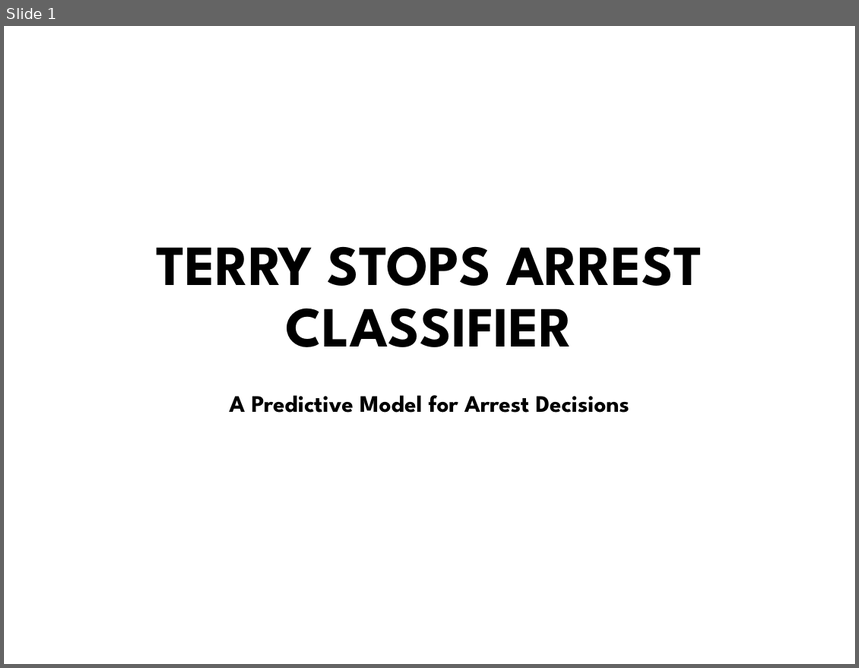
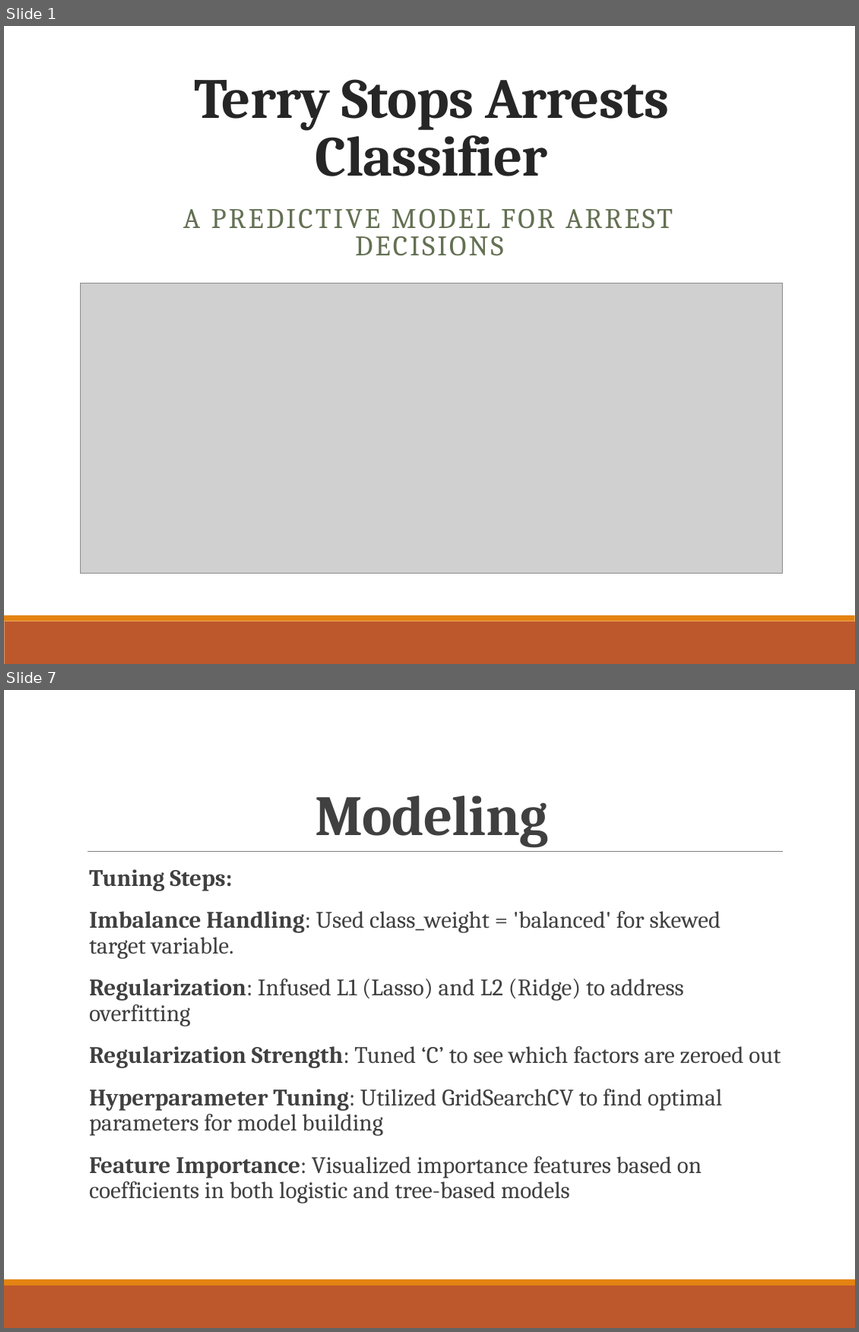
Before and after one commit to tingly-amua/Terry-Stops-Classifier, a slide deck: presentation.pptx. Shown one above the other, each under a label of ours: slide 1 before the commit, slides 1 and 7 after it; the slides between them are not shown. The pictures are 859x668 and 859x1332 pixels, drawn with LibreOffice and Linux fonts; fonts in the diff are those of the drawing; grey boxes stand for pictures; background and template pictures are left out. Boxes give left, top, right and bottom in pixels: in the first picture for what was removed or moved away, otherwise in the second. Text is boxed around its words. In the diff, an @@ line names an element or a change of style, - is before the commit and + after.

```diff
--- a/presentation.pptx
+++ b/presentation.pptx
@@ slide 7 added at [4,690,855,1328], background #FFFFFF; not listed: 2 template elements that a slide beside it also shows @@
@@ title added at [315,796,548,848], 48 pt, text #404040, bold @@
+Modeling
@@ line added from (88, 852) to (783, 852), #808080 0.5 pt @@
@@ text added at [89,869,781,1204], 20 pt, text #404040 @@
+  Tuning Steps:
+  Imbalance Handling: Used class_weight = 'balanced' for skewed target variable.
+  Regularization: Infused L1 (Lasso) and L2 (Ridge) to address overfitting
+  Regularization Strength: Tuned ‘C’ to see which factors are zeroed out
+  Hyperparameter Tuning: Utilized GridSearchCV to find optimal parameters for model building
+  Feature Importance: Visualized importance features based on coefficients in both logistic and tree-based models
@@ slide 1 changed as well @@
@@ title at [194,79,670,176]: text changed; font League Spartan to Cambria; text colour #000000 to #262626 @@
-TERRY STOPS ARREST CLASSIFIER
+Terry Stops Arrests Classifier
@@ subtitle at [183,209,673,256]: text changed; size 20 to 24 pt; font League Spartan to Cambria; text colour #000000 to #637052; bold off @@
-A Predictive Model for Arrest Decisions
+A PREDICTIVE MODEL FOR ARREST DECISIONS
@@ picture added at [81,283,783,573] @@
@@ rectangle added at [4,616,855,622], fill #E48312 @@
@@ rectangle added at [4,622,855,664], fill #BD582C @@
```
Also in this commit, not shown: 6 other slides changed, 8 other slides added, 1 slide removed, 5 other files.
